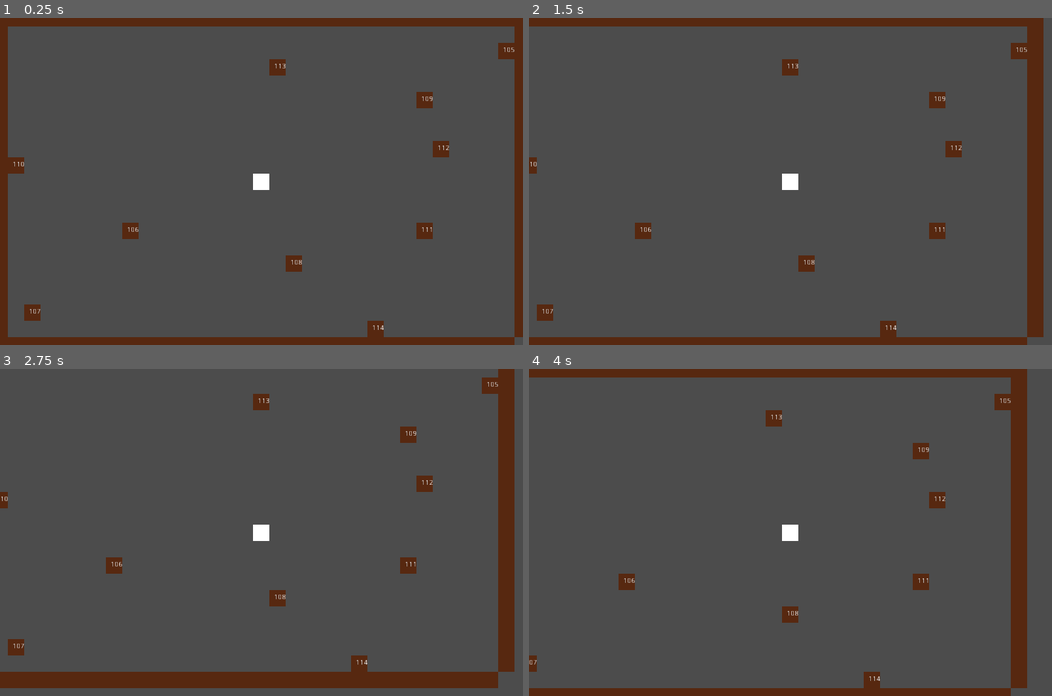
Above: before the commit, frames 1-4 (two rows, left to right).
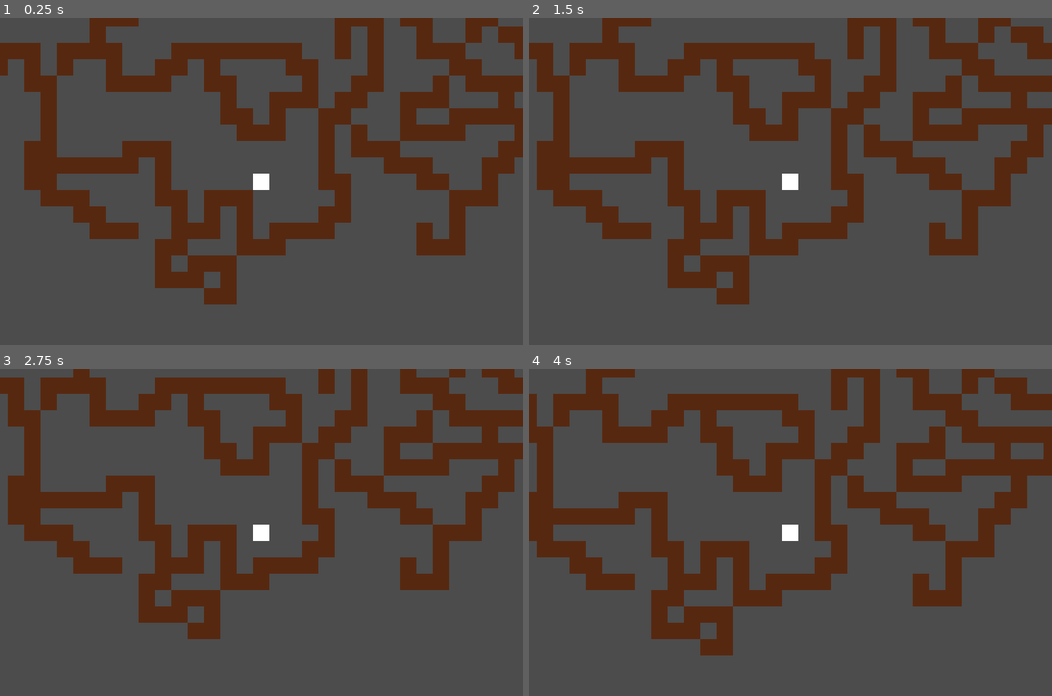
Above: after the commit, the same moments.

Repository: LucasCarrias/Topdown-Pathfinder
Game: Godot game, scene res://Scenes/Game.tscn
The game is run twice, just before and just after one commit, with the same random seed, the same clock (stepped at 60 frames per second) and the same inputs.
Inputs:
- Up to frame 1 (0.25 s): no input
- Up to frame 2 (1.5 s): tap Enter at 0.5 s; hold Right (ui_right) 0.53-1.28 s; tap Space at 1.25 s; hold Down (ui_down) from 1.28 s (still down)
- Up to frame 3 (2.75 s): tap Enter at 2 s; release Down (ui_down) at 2.03 s; hold Right (ui_right) from 2.03 s (still down)
- Up to frame 4 (4 s): tap Space at 2.75 s; release Right (ui_right) at 2.78 s; hold Up (ui_up) 2.78-3.53 s; tap Enter at 3.5 s; hold Left (ui_left) from 3.53 s (still down)

The runs differ from the first frame. In frame 1, 33% of the frame differs, in the area x 0-100%, y 0-100%; in frame 2, 33%; in frame 3, 33%; in frame 4, 32%.

Commit message:
Update wall generation

Diff:
--- a/Scenes/Wall.gd
+++ b/Scenes/Wall.gd
@@ -12,8 +12,8 @@
 	for x in [-32,32]:
 		var possible = true
 		for y in [-32,0,32]:
-			step = pos + Vector2(x,y)
-			if !is_single_pos(step):
+			step = Vector2(x,y)
+			if !is_single_pos(pos+step):
 				possible = false
 				break
 		if possible:
@@ -23,14 +23,15 @@
 	for y in [-32,32]:
 		var possible = true
 		for x in [-32,0,32]:
-			step = pos + Vector2(x,y)
-			if !is_single_pos(step):
+			step = Vector2(x,y)
+			if !is_single_pos(pos+step):
 				possible = false
 				break
 		if possible:
 			step = Vector2(0, step.y)
 			possible_movements.append(step)
-
+	if possible_movements == []:
+		possible_movements = [Vector2(0,0)]
 	print(str(get_position_in_parent())+" "+str(possible_movements))
 	return possible_movements
 
--- a/Scenes/Wall.tscn
+++ b/Scenes/Wall.tscn
@@ -6,6 +6,7 @@
 extents = Vector2( 8, 8 )
 
 [node name="Wall" type="StaticBody2D"]
+z_index = 1
 
 [node name="CollisionShape2D" type="CollisionShape2D" parent="."]
 shape = SubResource( 1 )
@@ -16,6 +17,7 @@
 texture = ExtResource( 1 )
 
 [node name="Label" type="Label" parent="."]
+visible = false
 margin_left = -8.0
 margin_top = -8.0
 margin_right = 40.0
--- a/Scripts/Game.gd
+++ b/Scripts/Game.gd
@@ -8,10 +8,9 @@
 var rng = RandomNumberGenerator.new()
 
 func _ready():
-	create_borders()
 	rng.randomize()
-	walls_generator(10)
-
+	for i in range(10):
+		walls_generator(50)
 func _process(delta):
 	pass
 
@@ -21,7 +20,7 @@
 		var wall = WALL.instance()
 		wall.set_script(WALL_SCRIPT)
 		add_child(wall)
-		if i == 0 and get_child_count() < 2:
+		if i == 0:
 			set_rand_pos(wall)
 		else:
 			next_wall_position(wall, last_pos)
@@ -67,9 +66,11 @@
 		for x in range(WINDOW_GRID.x):
 			var wall = WALL.instance()
 			add_child(wall)
+			wall.modulate = Color(0,0.4,0)
 			wall.global_position = Vector2(32*x, y)
 	for x in [0, WINDOW_SIZE.x]:
 		for y in range(WINDOW_GRID.y):
 			var wall = WALL.instance()
 			add_child(wall)
+			wall.modulate = Color(0,0.4,0)
 			wall.global_position = Vector2(x, 32*y)
